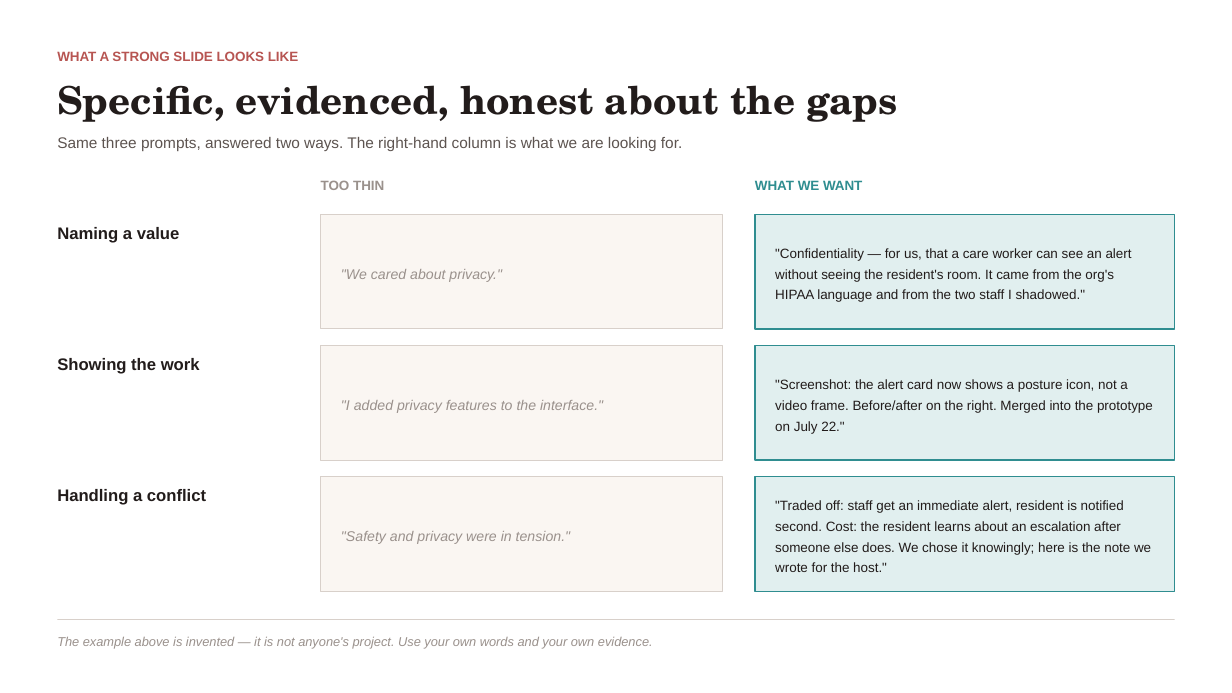
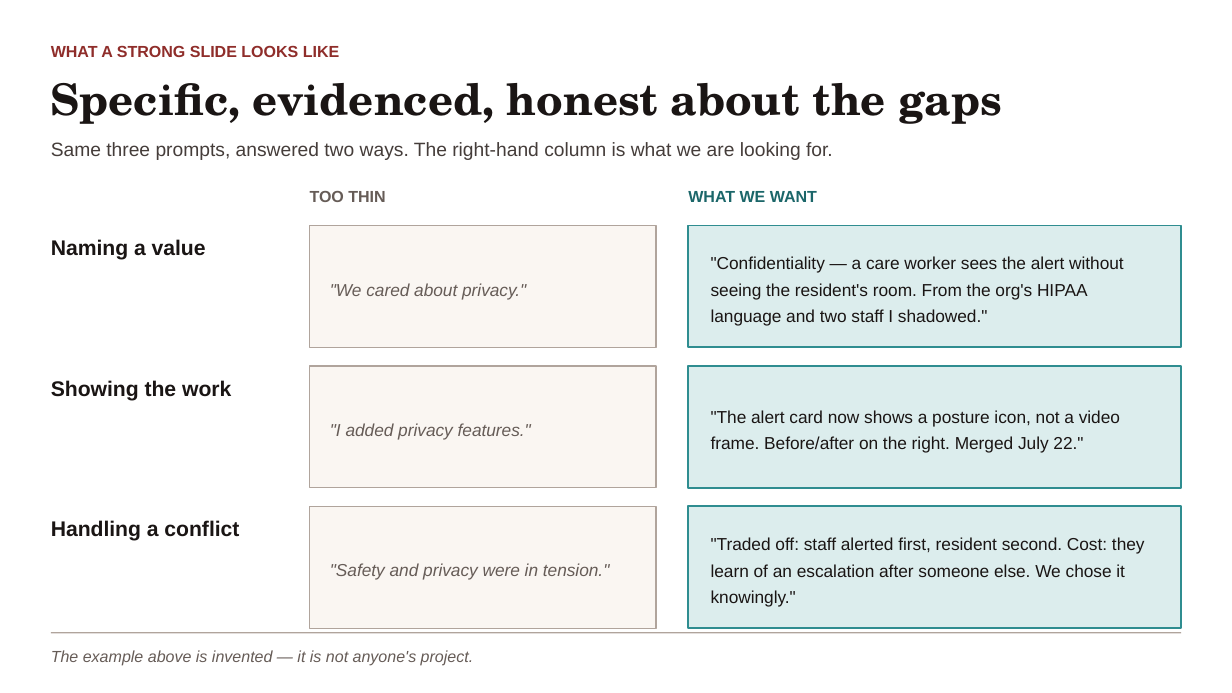
Before and after one commit to PiTechEthics/pitechethics.github.io, a slide deck: slide 4 of output/pptx/2026-VAP-Fellow-Final-Presentation-Template.pptx. Drawn at 1232x693 pixels with LibreOffice and Linux fonts; fonts in the diff are those of the drawing. Boxes give left, top, right and bottom in pixels: in the first picture for what was removed or moved away, otherwise in the second. Text is boxed around its words. In the diff, an @@ line names an element or a change of style, - is before the commit and + after.

```diff
--- a/output/pptx/2026-VAP-Fellow-Final-Presentation-Template.pptx
+++ b/output/pptx/2026-VAP-Fellow-Final-Presentation-Template.pptx
@@ text "WHAT A STRONG SLIDE LOOKS ..." at [51, 46, 339, 57]: size 10.5 to 12.5 pt, text colour #B75552 to #8F2D2A @@
@@ text "Specific, evidenced, honest about the ..." at [51, 83, 1002, 124]: size 30 to 34 pt, text colour #221C1B to #1A1514; line spacing 1.05 to 1.04 @@
@@ text "Same three prompts, answered two ..." at [51, 142, 833, 160]: size 12 to 15 pt, text colour #5D5450 to #453D3A @@
@@ text "TOO THIN": place and size @@
-text "TOO THIN" at [321, 180, 384, 190]
+text "TOO THIN" at [310, 191, 385, 202]
@@ text "TOO THIN" at [310, 191, 385, 202]: size 10.5 to 12.5 pt, text colour #9A918C to #665C57 @@
@@ text "WHAT WE WANT": place and size @@
-text "WHAT WE WANT" at [755, 180, 862, 190]
+text "WHAT WE WANT" at [688, 191, 817, 202]
@@ text "WHAT WE WANT" at [688, 191, 817, 202]: size 10.5 to 12.5 pt, text colour #2F8D90 to #1B6669 @@
@@ text "Naming a value": place and size @@
-text "Naming a value" at [57, 227, 180, 243]
+text "Naming a value" at [51, 239, 206, 260]
@@ rectangle: place and size @@
-rectangle at [321, 214, 723, 329]
+rectangle at [310, 226, 656, 348]
@@ rectangle: place and size @@
-rectangle at [755, 214, 1175, 329]
+rectangle at [689, 226, 1181, 348]
@@ text ""We cared about privacy."": place and size @@
-text ""We cared about privacy."" at [341, 269, 502, 282]
+text ""We cared about privacy."" at [330, 283, 526, 299]
@@ text ""We cared about privacy."" at [330, 283, 526, 299]: size 11 to 13.5 pt, text colour #9A918C to #665C57; line spacing 1.25 to 1.26 @@
@@ text at [711, 256, 1124, 326]: text changed; size 10.5 to 13.5 pt; text colour #221C1B to #1A1514 @@
-"Confidentiality — for us, that a care worker can see an alert without seeing the resident's room. It came from the org's HIPAA language and from the two staff I shadowed."
+"Confidentiality — a care worker sees the alert without seeing the resident's room. From the org's HIPAA language and two staff I shadowed."
@@ text "Showing the work": place and size @@
-text "Showing the work" at [57, 358, 200, 374]
+text "Showing the work" at [51, 380, 231, 401]
@@ rectangle: place and size @@
-rectangle at [321, 346, 723, 460]
+rectangle at [310, 366, 656, 488]
@@ rectangle: place and size @@
-rectangle at [755, 346, 1175, 460]
+rectangle at [689, 366, 1181, 488]
@@ text at [711, 410, 1120, 453]: text changed; size 10.5 to 13.5 pt; text colour #221C1B to #1A1514 @@
-"Screenshot: the alert card now shows a posture icon, not a video frame. Before/after on the right. Merged into the prototype on July 22."
+"The alert card now shows a posture icon, not a video frame. Before/after on the right. Merged July 22."
@@ text at [330, 423, 531, 440]: text changed; size 11 to 13.5 pt; text colour #9A918C to #665C57 @@
-"I added privacy features to the interface."
+"I added privacy features."
@@ outline #D8D0CA 0.75 pt to #B0A49C 1 pt in 3 elements at [310, 226, 656, 348], [310, 366, 656, 488], [310, 506, 656, 628] @@
@@ rectangle: place and size @@
-rectangle at [321, 477, 723, 592]
+rectangle at [310, 506, 656, 628]
@@ fill #E1EFEF to #DCEDED; outline #2F8D90 1 pt to #2F8D90 1.5 pt in 3 elements at [689, 226, 1181, 348], [689, 366, 1181, 488], [689, 506, 1181, 628] @@
@@ rectangle: place and size @@
-rectangle at [755, 477, 1175, 592]
+rectangle at [689, 506, 1181, 628]
@@ size 13 to 16.5 pt, text colour #221C1B to #1A1514; line spacing 1.15 to 1.14 in 3 elements at [51, 239, 206, 260], [51, 380, 231, 401], [51, 520, 239, 541] @@
@@ text "Handling a conflict": place and size @@
-text "Handling a conflict" at [57, 489, 206, 505]
+text "Handling a conflict" at [51, 520, 239, 541]
@@ text ""Safety and privacy were in ..." at [330, 563, 609, 580]: size 11 to 13.5 pt, text colour #9A918C to #665C57; line spacing 1.25 to 1.26 @@
@@ text ""Safety and privacy were in ...": place and size @@
-text ""Safety and privacy were in ..." at [341, 531, 571, 544]
+text ""Safety and privacy were in ..." at [330, 563, 609, 580]
@@ text at [711, 537, 1145, 607]: text changed; size 10.5 to 13.5 pt; text colour #221C1B to #1A1514 @@
-"Traded off: staff get an immediate alert, resident is notified second. Cost: the resident learns about an escalation after someone else does. We chose it knowingly; here is the note we wrote for the host."
+"Traded off: staff alerted first, resident second. Cost: they learn of an escalation after someone else. We chose it knowingly."
@@ text at [51, 650, 474, 666]: text changed; size 10 to 12.5 pt; text colour #9A918C to #665C57 @@
-The example above is invented — it is not anyone's project. Use your own words and your own evidence.
+The example above is invented — it is not anyone's project.
@@ rectangle: place and size @@
-rectangle at [57, 619, 1175, 620]
+rectangle at [51, 632, 1181, 633]
@@ rectangle at [51, 632, 1181, 633]: fill #D8D0CA to #B0A49C @@
```
Also in this commit, not shown: 74 other slides changed, 1 other file.
